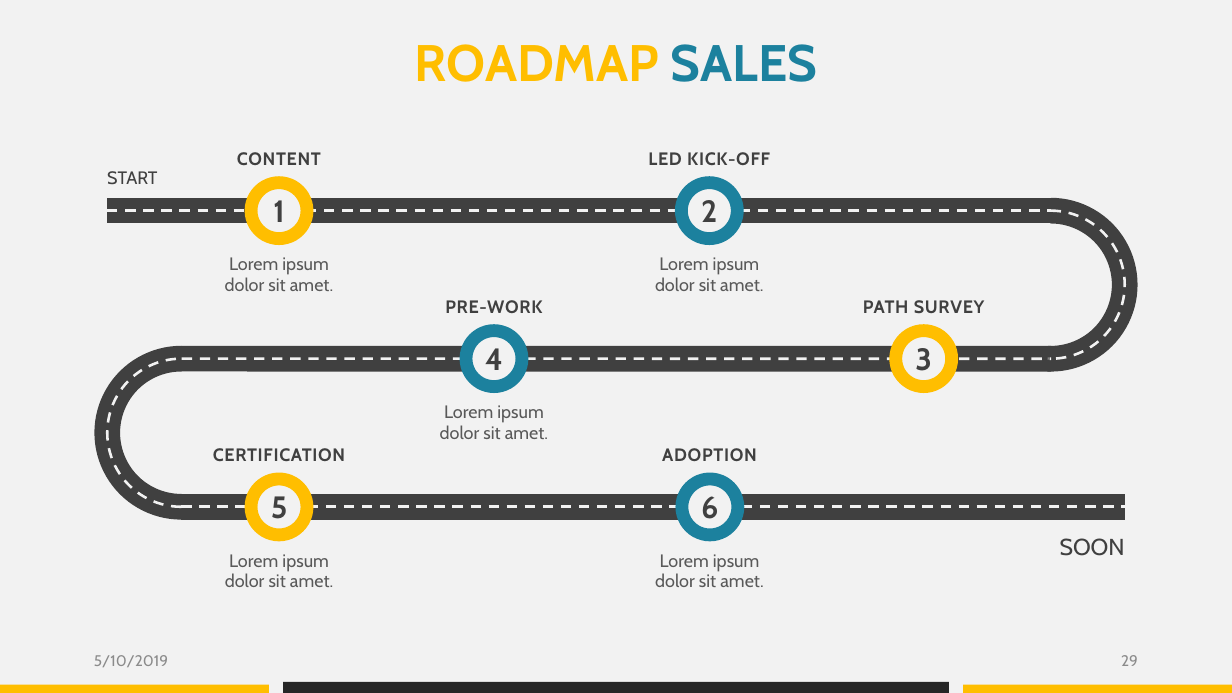
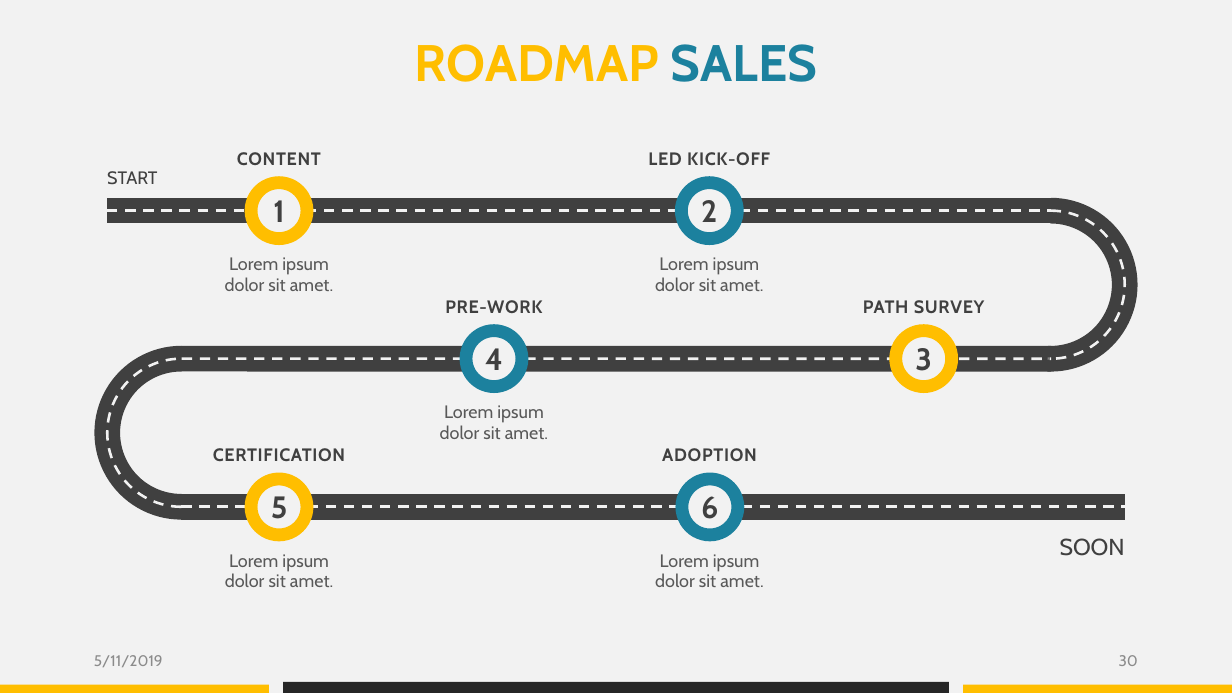
Before and after one commit to datascience-mobi/group-04-project-1-4, a slide deck: slide 30 of Project proposal_presentation_V1.pptx (slide 29 before the commit). Drawn at 1232x693 pixels with LibreOffice and Linux fonts; fonts in the diff are those of the drawing. Boxes give left, top, right and bottom in pixels: in the first picture for what was removed or moved away, otherwise in the second. Text is boxed around its words. In the diff, an @@ line names an element or a change of style, - is before the commit and + after.

```diff
--- a/Project proposal_presentation_V1.pptx
+++ b/Project proposal_presentation_V1.pptx
@@ text at bbox=[94, 655, 163, 667]: text changed @@
-5/10/2019
+5/11/2019
@@ page number at bbox=[1119, 655, 1138, 666]: text changed @@
-29
+30
```
Also in this commit, not shown: 14 other slides changed, 2 slides added, 1 slide removed.
